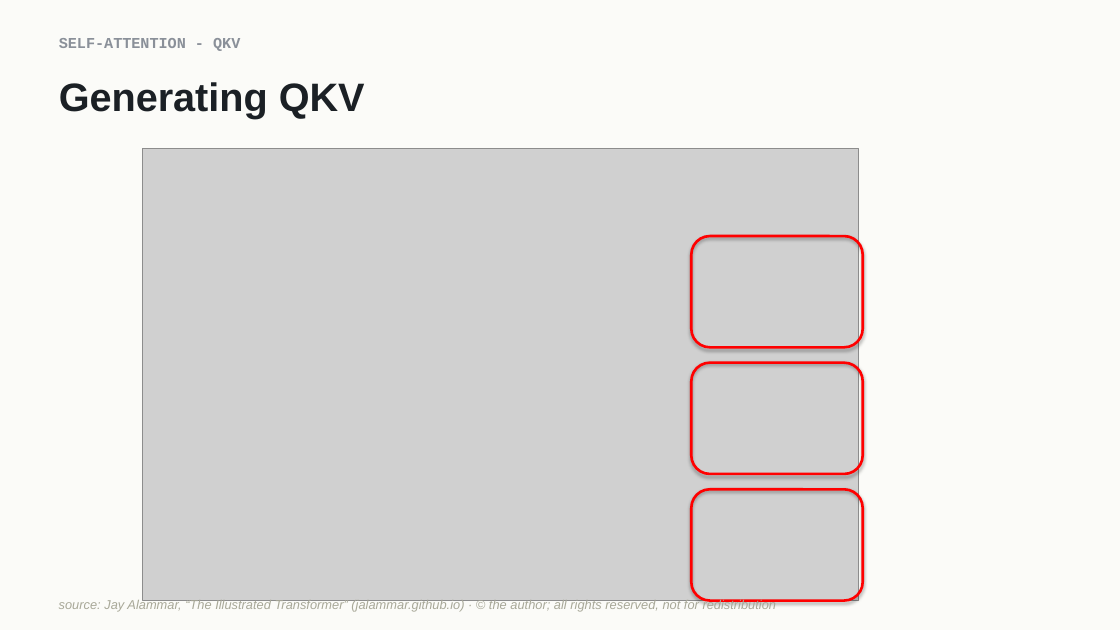
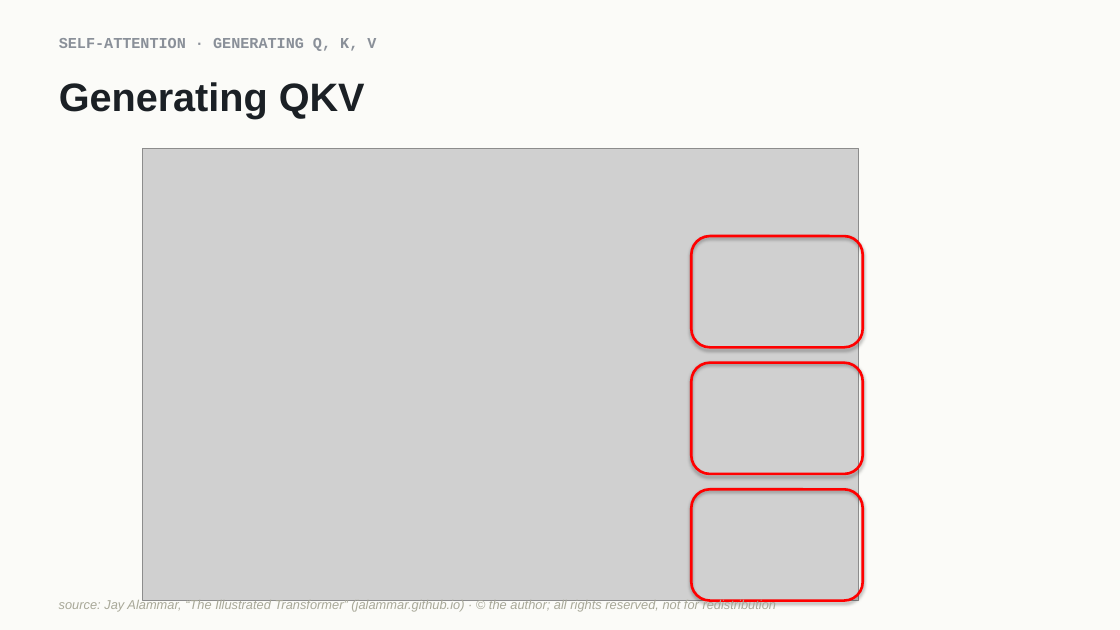
Before and after one commit to indigobio/msacl_dl_course, a slide deck: slide 11 of slides/pptx/lecture07_attention.pptx. Drawn at 1120x630 pixels with LibreOffice and Linux fonts; fonts in the diff are those of the drawing; grey boxes stand for pictures. Boxes give left, top, right and bottom in pixels: in the first picture for what was removed or moved away, otherwise in the second. Text is boxed around its words. In the diff, an @@ line names an element or a change of style, - is before the commit and + after.

```diff
--- a/slides/pptx/lecture07_attention.pptx
+++ b/slides/pptx/lecture07_attention.pptx
@@ text at [59, 38, 376, 51]: text changed @@
-SELF-ATTENTION - QKV
+SELF-ATTENTION · GENERATING Q, K, V
```
Also in this commit, not shown: 4 other slides changed, 15 other files.
